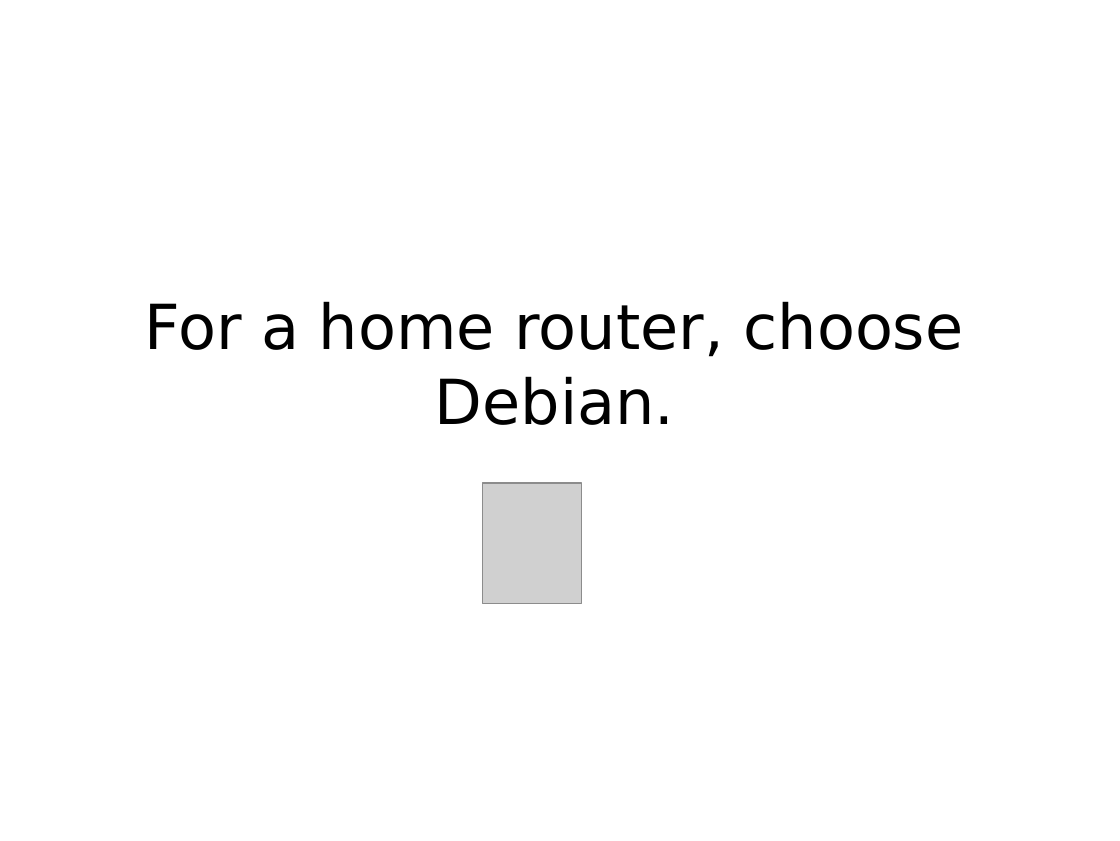
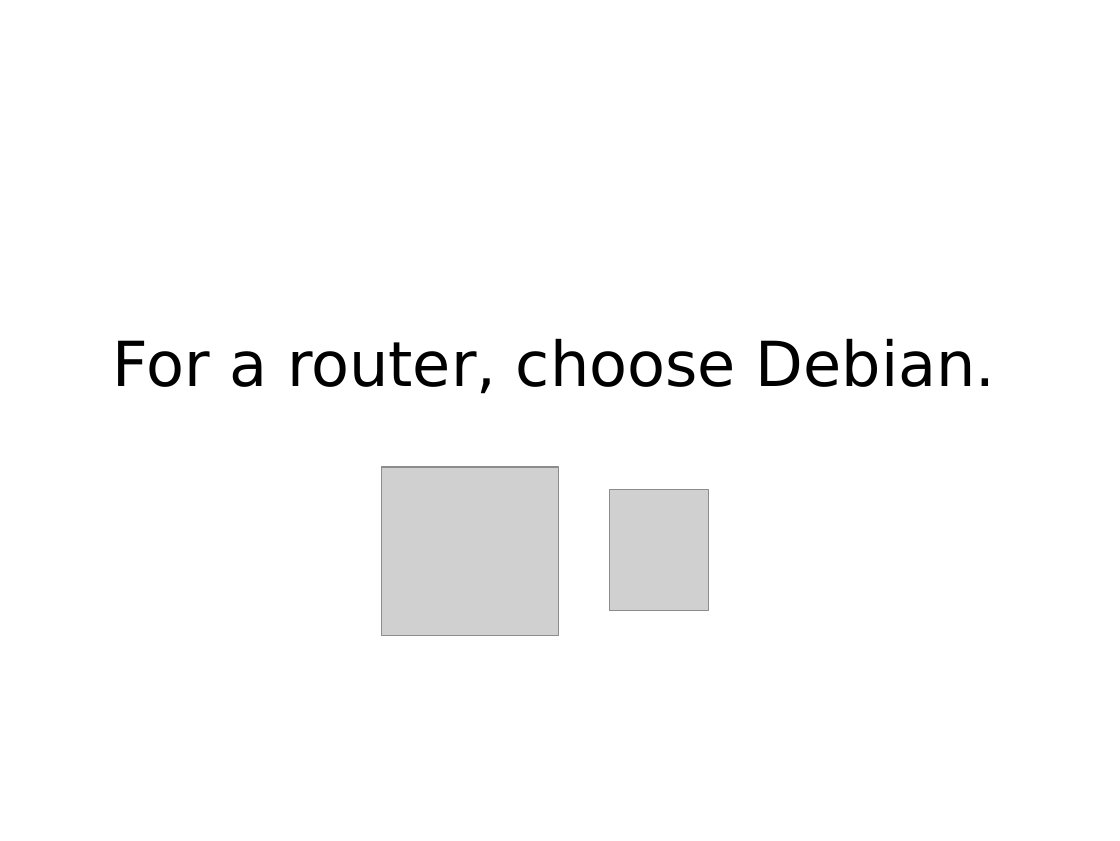
Before and after one commit to mkohler/embedded_python_presentation, a slide deck: slide 12 of embedded_python.odp. Drawn at 1120x841 pixels with LibreOffice and Linux fonts; fonts in the diff are those of the drawing; grey boxes stand for pictures. Boxes give left, top, right and bottom in pixels: in the first picture for what was removed or moved away, otherwise in the second. Text is boxed around its words. In the diff, an @@ line names an element or a change of style, - is before the commit and + after.

```diff
--- a/embedded_python.odp
+++ b/embedded_python.odp
@@ title at [113, 338, 996, 394]: text changed @@
-For a home router, choose Debian.
+For a router, choose Debian.
@@ picture: place and size @@
-picture at [483, 483, 581, 604]
+picture at [381, 466, 559, 635]
@@ picture added at [610, 489, 708, 610] @@
```
Also in this commit, not shown: 1 slide added, 2 slides removed.
